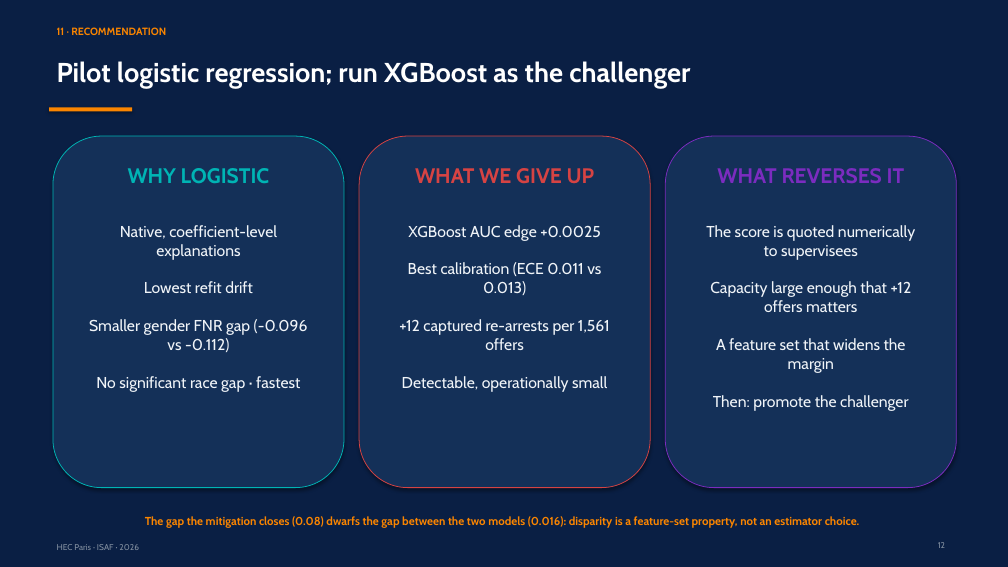
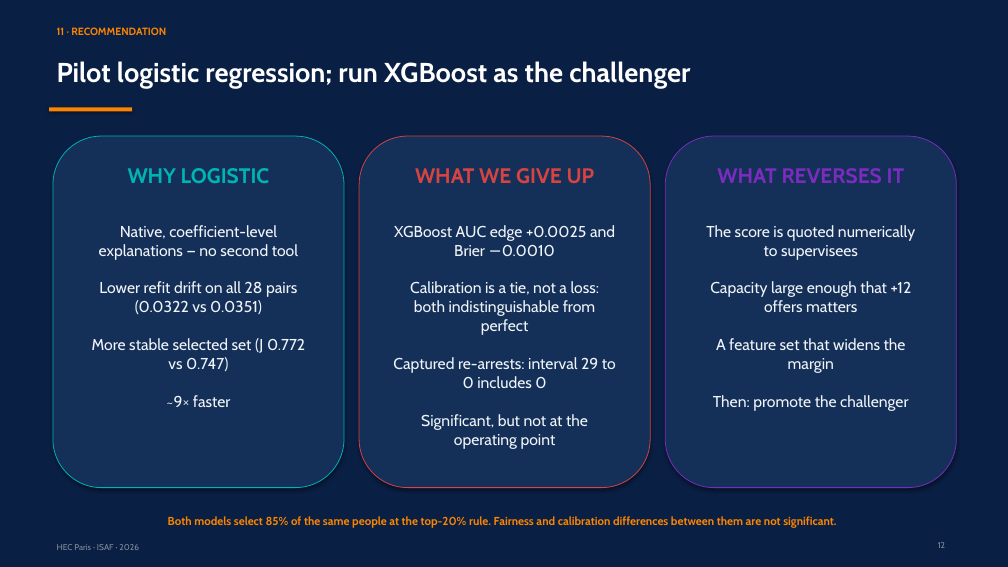
Before and after one commit to RyanBalech/recidivism-forecasting-analysis, a slide deck: slide 12 of reports/ISAF_Recidivism_Presentation.pptx. Drawn at 1008x567 pixels with LibreOffice and Linux fonts; fonts in the diff are those of the drawing. Boxes give left, top, right and bottom in pixels: in the first picture for what was removed or moved away, otherwise in the second. Text is boxed around its words. In the diff, an @@ line names an element or a change of style, - is before the commit and + after.

```diff
--- a/reports/ISAF_Recidivism_Presentation.pptx
+++ b/reports/ISAF_Recidivism_Presentation.pptx
@@ text at (x1=92, y1=225, x2=305, y2=407): text changed @@
-Native, coefficient-level explanations
-Lowest refit drift
-Smaller gender FNR gap (-0.096 vs -0.112)
-No significant race gap · fastest
+Native, coefficient-level explanations — no second tool
+Lower refit drift on all 28 pairs (0.0322 vs 0.0351)
+More stable selected set (J 0.772 vs 0.747)
+~9× faster
@@ text at (x1=393, y1=225, x2=616, y2=449): text changed @@
-XGBoost AUC edge +0.0025
-Best calibration (ECE 0.011 vs 0.013)
-+12 captured re-arrests per 1,561 offers
-Detectable, operationally small
+XGBoost AUC edge +0.0025 and Brier −0.0010
+Calibration is a tie, not a loss: both indistinguishable from perfect
+Captured re-arrests: interval 29 to 0 includes 0
+Significant, but not at the operating point
@@ text at (x1=168, y1=516, x2=836, y2=528): text changed @@
-The gap the mitigation closes (0.08) dwarfs the gap between the two models (0.016): disparity is a feature-set property, not an estimator choice.
+Both models select 85% of the same people at the top-20% rule. Fairness and calibration differences between them are not significant.
```
Also in this commit, not shown: 16 other files.
